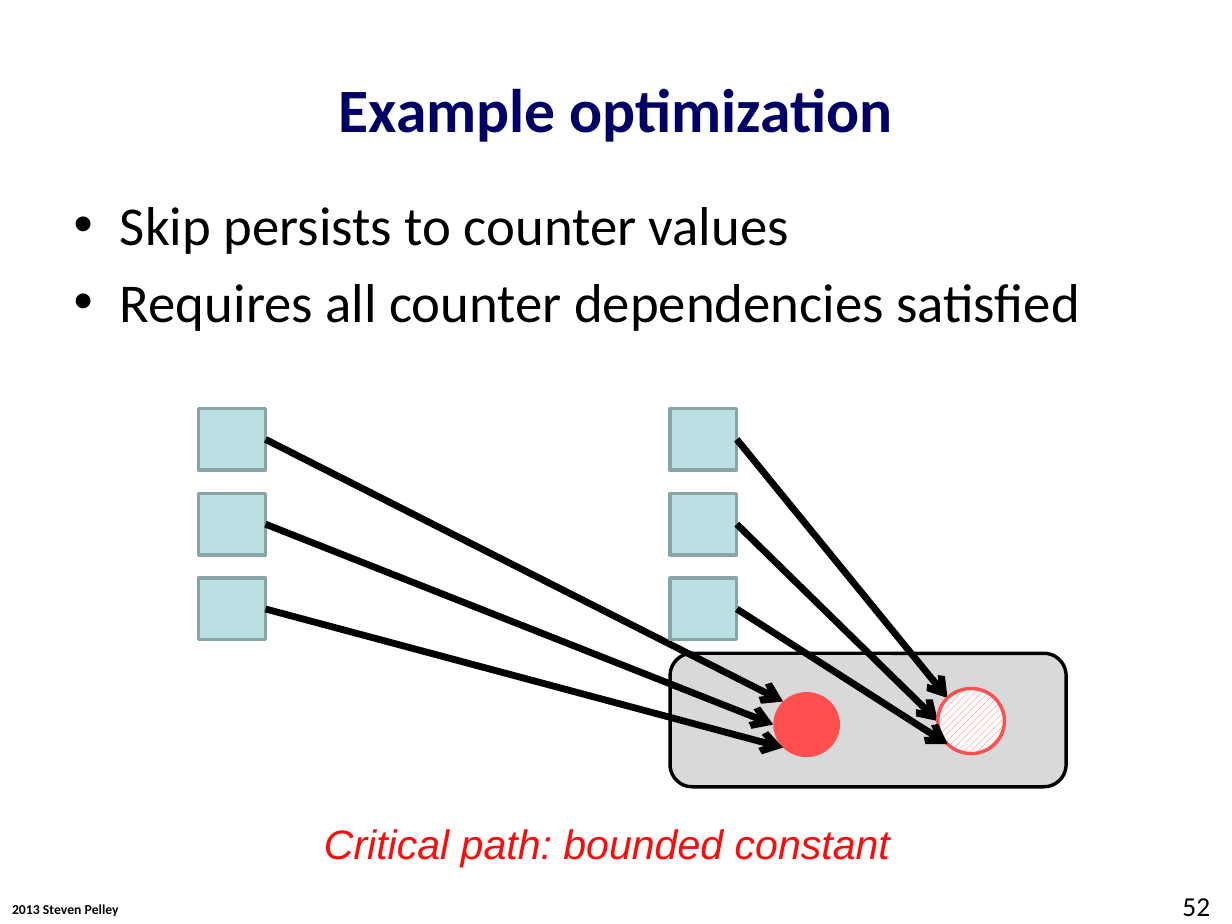
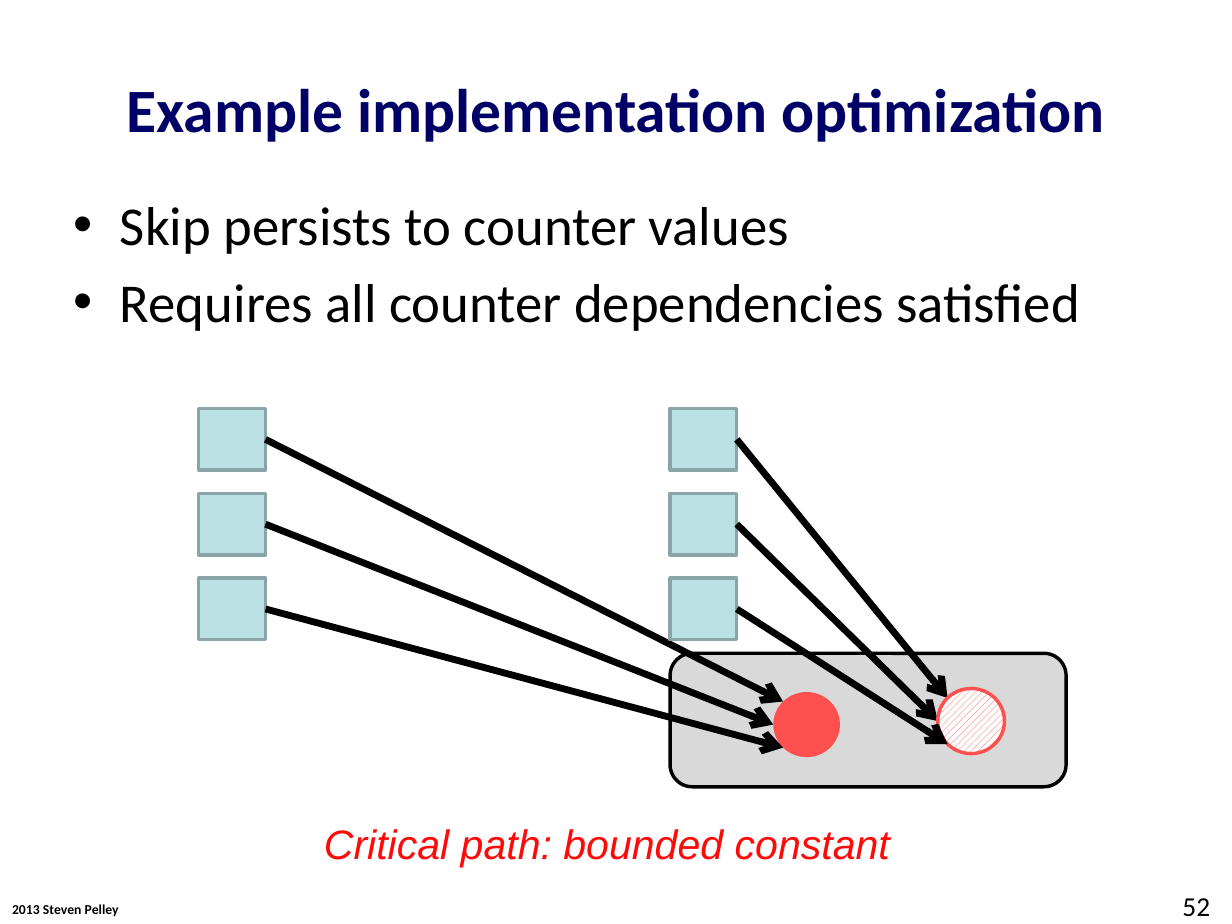
Before and after one commit to Abulila/dissertation, a slide deck: slide 52 of proposal/proposal.pptx. Drawn at 1232x924 pixels with LibreOffice and Linux fonts; fonts in the diff are those of the drawing; background and template pictures are left out. Boxes give left, top, right and bottom in pixels: in the first picture for what was removed or moved away, otherwise in the second. Text is boxed around its words. In the diff, an @@ line names an element or a change of style, - is before the commit and + after.

```diff
--- a/proposal/proposal.pptx
+++ b/proposal/proposal.pptx
@@ title at (x1=127, y1=88, x2=1105, y2=142): text changed @@
-Example optimization
+Example implementation optimization
```
Also in this commit, not shown: 8 other slides changed.
